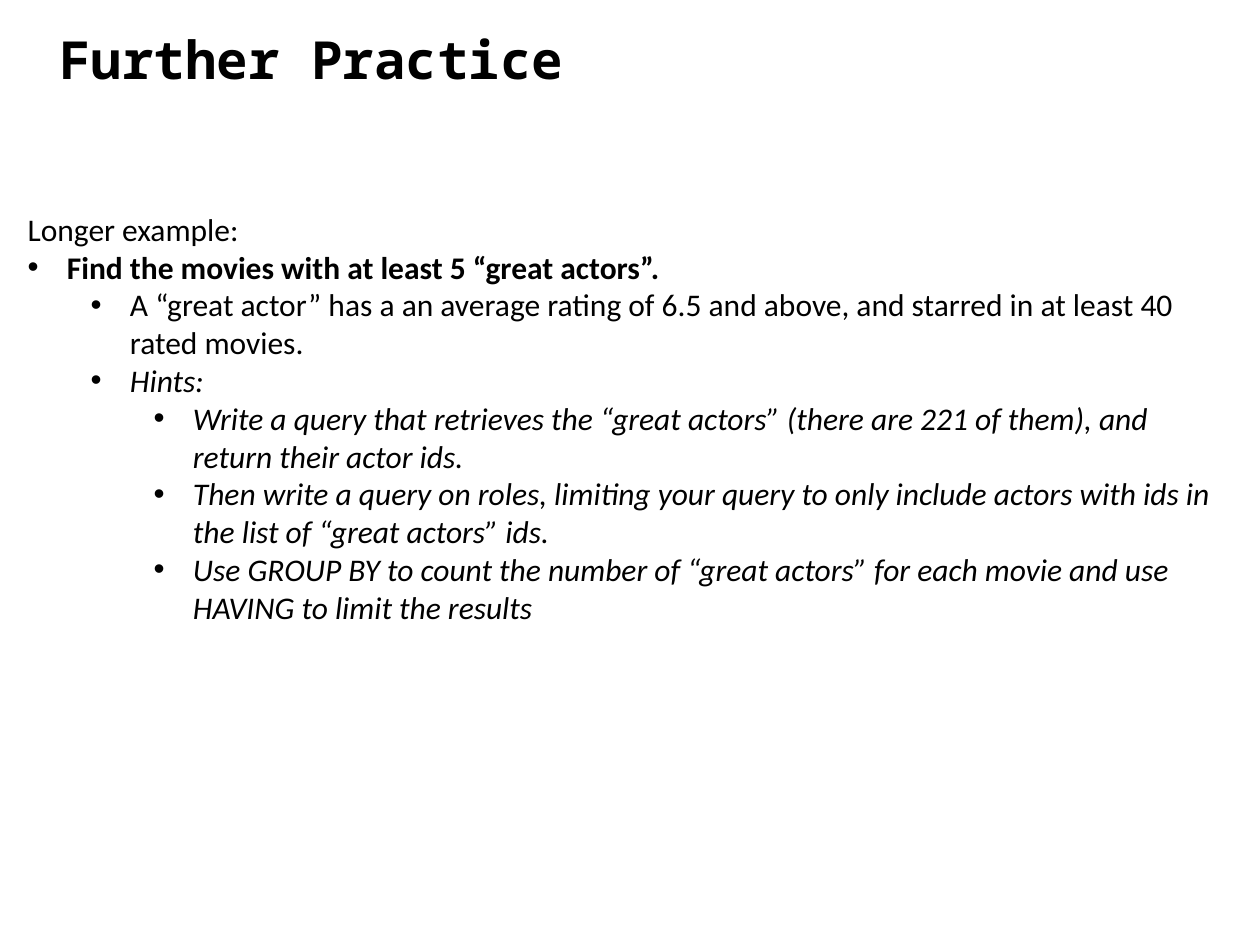
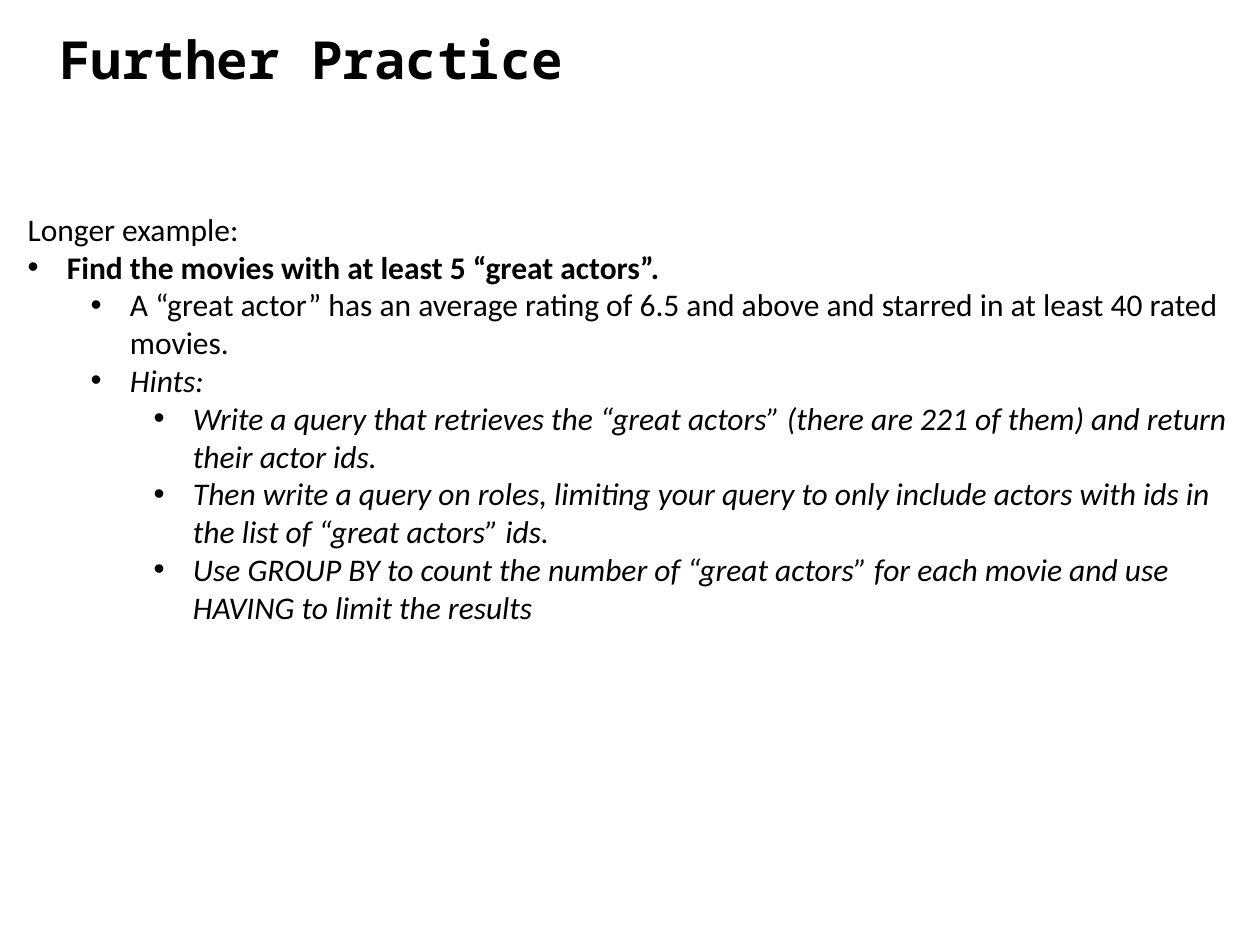
Before and after one commit to ipeirotis/introduction-to-databases, a slide deck: slide 12 of session6/F-SQL_Subqueries.pptx (slide 6 before the commit). Drawn at 1260x945 pixels with LibreOffice and Linux fonts; fonts in the diff are those of the drawing. Boxes give left, top, right and bottom in pixels: in the first picture for what was removed or moved away, otherwise in the second. Text is boxed around its words. In the diff, an @@ line names an element or a change of style, - is before the commit and + after.

```diff
--- a/session6/F-SQL_Subqueries.pptx
+++ b/session6/F-SQL_Subqueries.pptx
@@ text at (130, 293, 1218, 355): text changed @@
-  • A “great actor” has a an average rating of 6.5 and above, and starred in at least 40 rated movies.
+  • A “great actor” has an average rating of 6.5 and above and starred in at least 40 rated movies.
@@ text at (193, 407, 1226, 469): text changed @@
-    • Write a query that retrieves the “great actors” (there are 221 of them), and return their actor ids.
+    • Write a query that retrieves the “great actors” (there are 221 of them) and return their actor ids.
```
Also in this commit, not shown: 4 other slides changed, 7 slides added, 4 slides removed.
